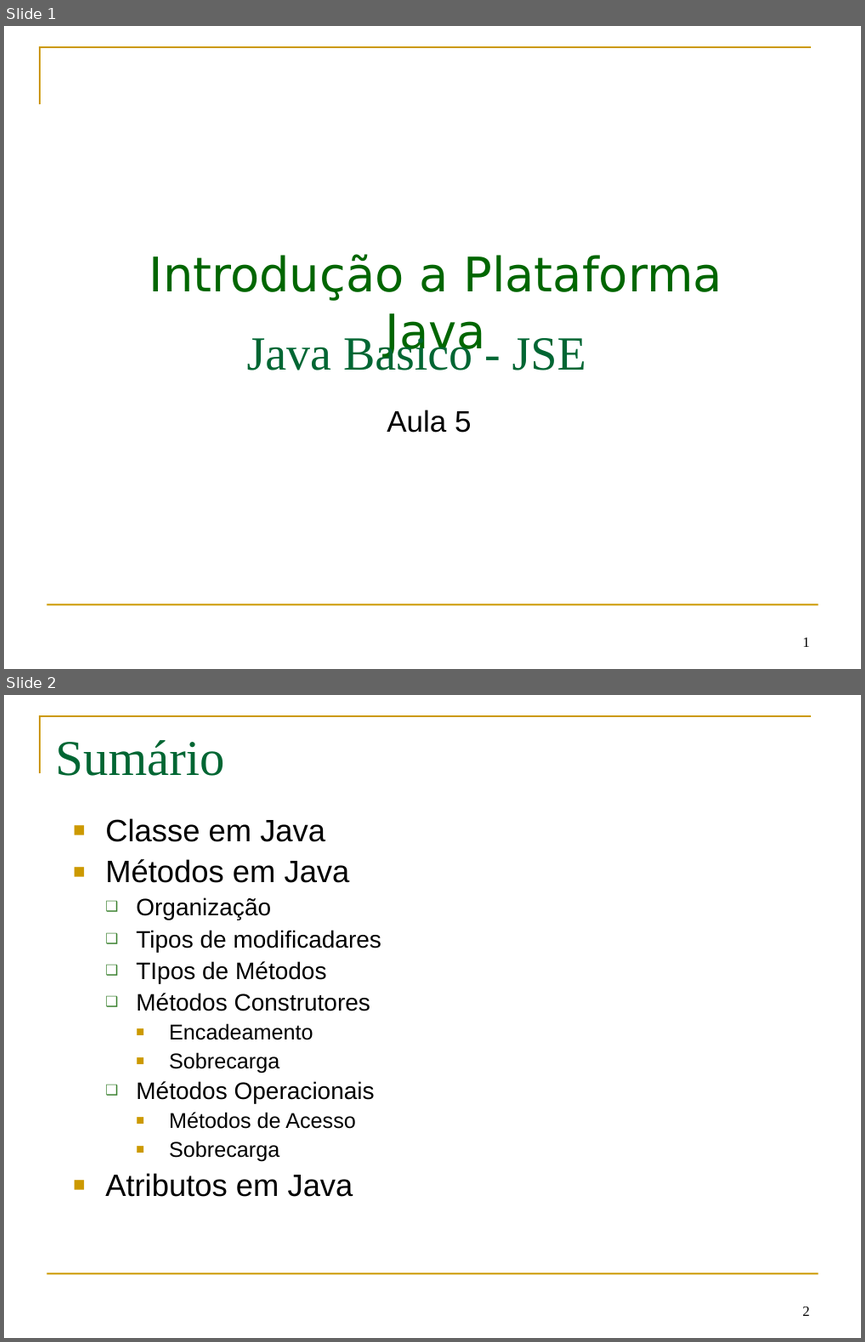
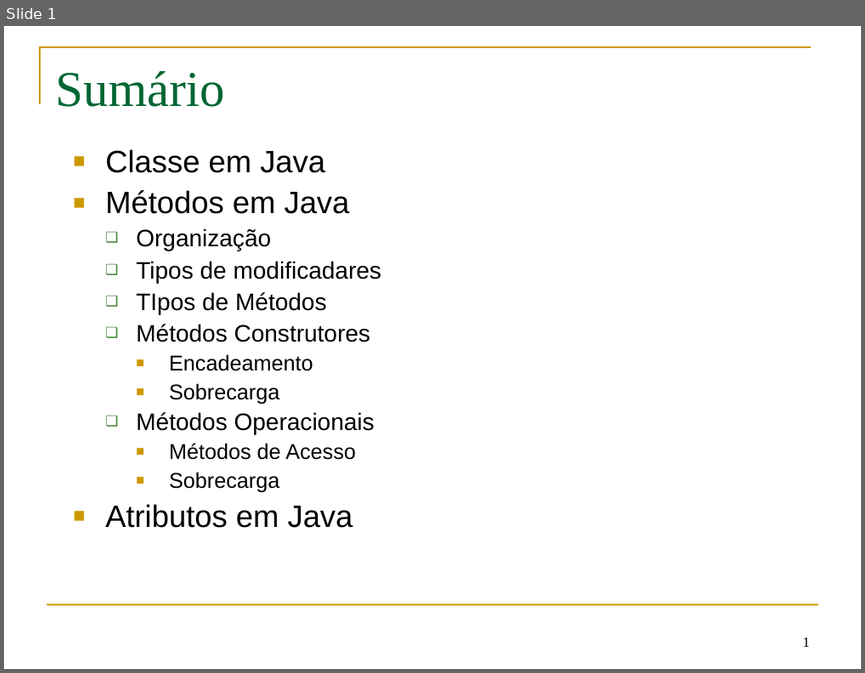
Before and after one commit to luizsodrerj/treinamento, a slide deck: Trilha Standard/editados/ppt/Aula5.ppt. Shown one above the other, each under a label of ours: slides 1 and 2 before the commit, slide 1 after it. The pictures are 865x1342 and 865x673 pixels, drawn with LibreOffice and Linux fonts; fonts in the diff are those of the drawing; background and template pictures are left out. Boxes give left, top, right and bottom in pixels: in the first picture for what was removed or moved away, otherwise in the second. Text is boxed around its words. In the diff, an @@ line names an element or a change of style, - is before the commit and + after.

```diff
--- a/Trilha Standard/editados/ppt/Aula5.ppt
+++ b/Trilha Standard/editados/ppt/Aula5.ppt
@@ slide 1 removed at (x1=4, y1=26, x2=861, y2=669), background picture (left out); not listed: 2 template elements that a slide beside it also shows @@
@@ text removed at (x1=149, y1=254, x2=721, y2=358) @@
-Introdução a Plataforma Java
@@ text removed at (x1=247, y1=333, x2=586, y2=370) @@
-Java Basico - JSE
@@ text removed at (x1=386, y1=409, x2=471, y2=432) @@
-Aula 5
@@ page number removed at (x1=802, y1=637, x2=809, y2=646) @@
-1
@@ what was slide 2 is now slide 1 @@
@@ page number at (x1=802, y1=637, x2=809, y2=646): text changed @@
-2
+1
```
Also in this commit, not shown: 2 other slides removed, 21 other files.
